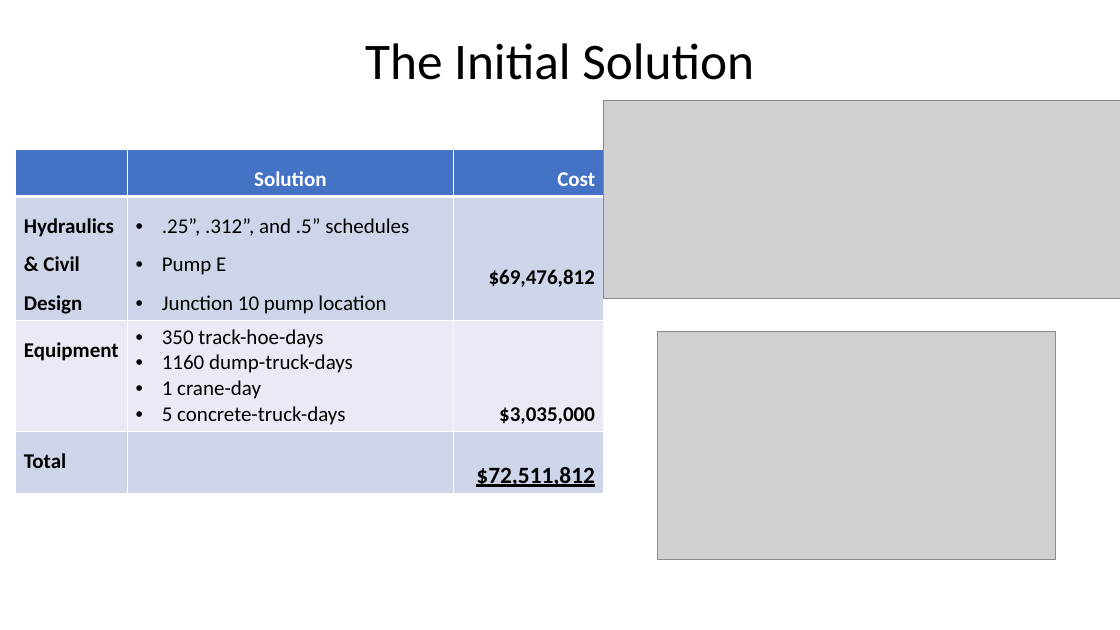
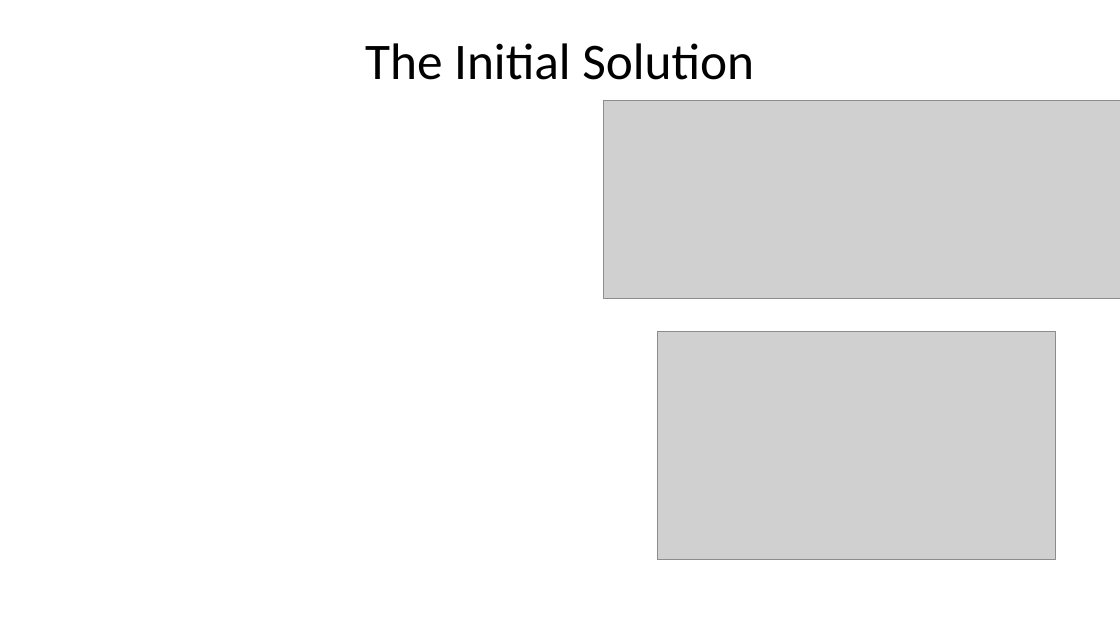
Before and after one commit to jamar1391/hello-world, a slide deck: slide 3 of dev/fluor/The AquaDucks/The AquaDucks Presentation.pptx. Drawn at 1120x630 pixels with LibreOffice and Linux fonts; fonts in the diff are those of the drawing; grey boxes stand for pictures. Boxes give left, top, right and bottom in pixels: in the first picture for what was removed or moved away, otherwise in the second. Text is boxed around its words. In the diff, an @@ line names an element or a change of style, - is before the commit and + after.

```diff
--- a/dev/fluor/The AquaDucks/The AquaDucks Presentation.pptx
+++ b/dev/fluor/The AquaDucks/The AquaDucks Presentation.pptx
@@ table removed at <box>15,150,604,491</box>, 4 rows, 3 columns @@
- | Solution | Cost
-Hydraulics & Civil Design | .25”, .312”, and .5” schedules / Pump E / Junction 10 pump location | $69,476,812
-Equipment | 350 track-hoe-days / 1160 dump-truck-days / 1 crane-day / 5 concrete-truck-days | $3,035,000
-Total |  | $72,511,812
```
Also in this commit, not shown: 2 other slides changed, 2 slides added, 1 slide removed, 8 other files.
